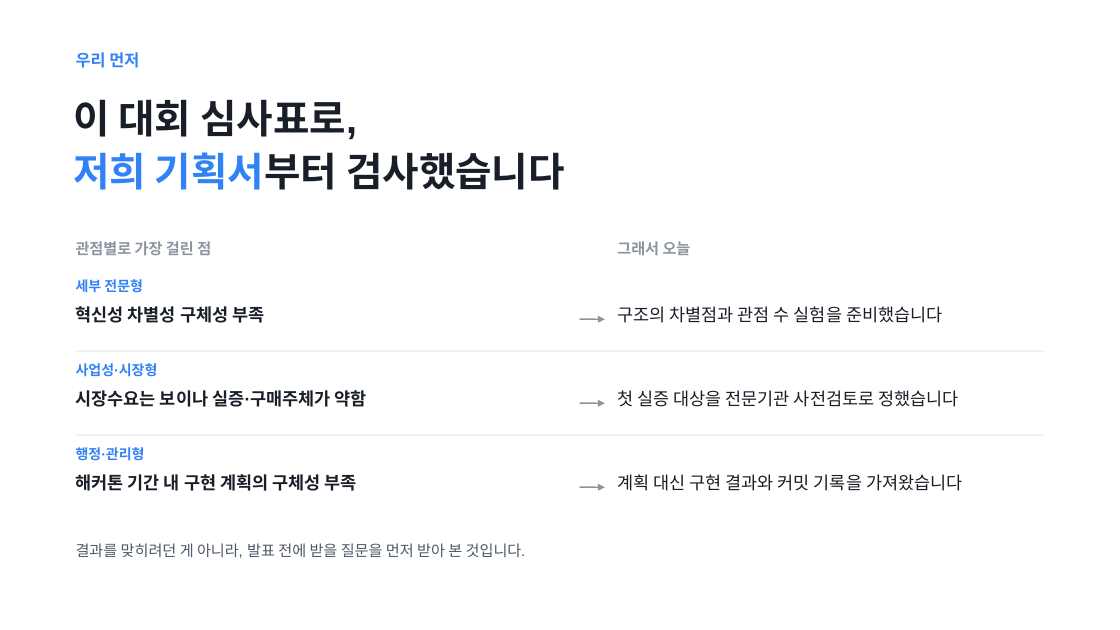
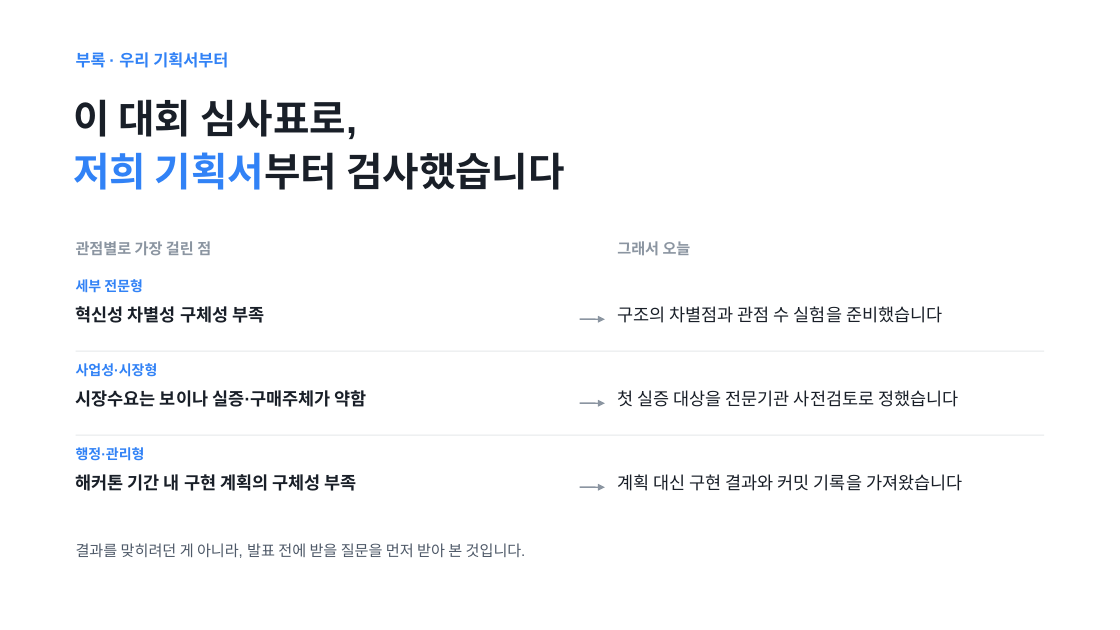
Before and after one commit to Ryugi62/rfp-to-fit, a slide deck: slide 13 of deliver/deck/RFP-to-Fit_루미아.pptx (slide 11 before the commit). Drawn at 1120x630 pixels with LibreOffice and Linux fonts; fonts in the diff are those of the drawing. Boxes give left, top, right and bottom in pixels: in the first picture for what was removed or moved away, otherwise in the second. Text is boxed around its words. In the diff, an @@ line names an element or a change of style, - is before the commit and + after.

```diff
--- a/deliver/deck/RFP-to-Fit_루미아.pptx
+++ b/deliver/deck/RFP-to-Fit_루미아.pptx
@@ text at [76,52,228,68]: text changed @@
-우리 먼저
+부록 · 우리 기획서부터
```
Also in this commit, not shown: 3 other slides changed, 11 other files.
